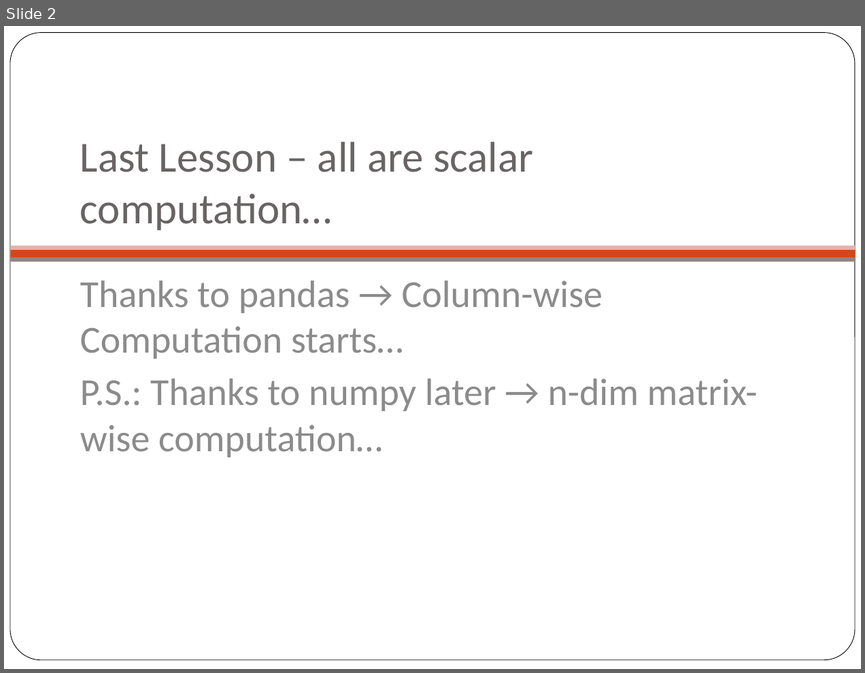
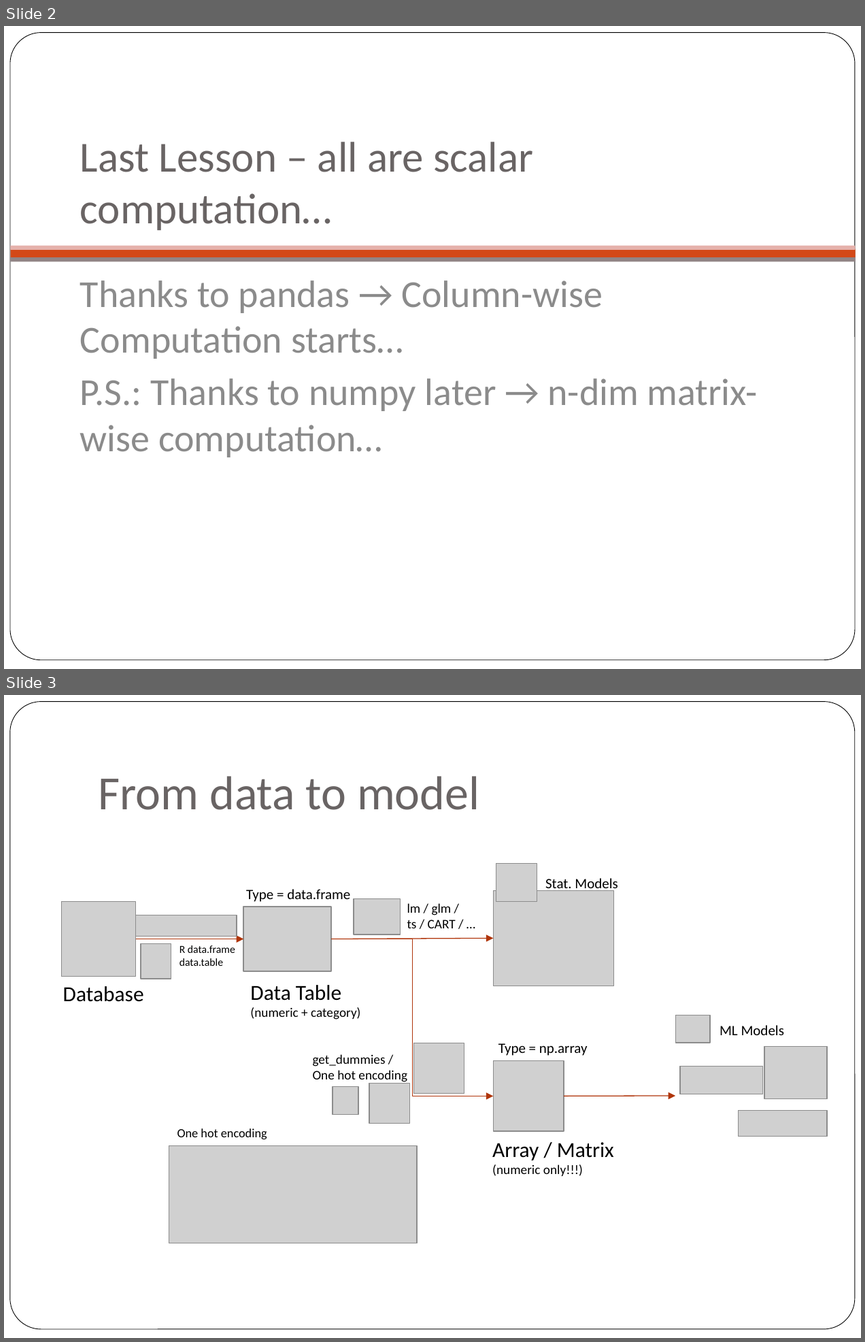
Before and after one commit to kyalan/CUHK-PyTutorial-2019, a slide deck: Week3/PyTutorial_Week3.pptx. Shown one above the other, each under a label of ours: slide 2 before the commit, slides 2 and 3 after it. The pictures are 865x673 and 865x1342 pixels, drawn with LibreOffice and Linux fonts; fonts in the diff are those of the drawing; grey boxes stand for pictures; background and template pictures are left out. Boxes give left, top, right and bottom in pixels: in the first picture for what was removed or moved away, otherwise in the second. Text is boxed around its words. In the diff, an @@ line names an element or a change of style, - is before the commit and + after.

```diff
--- a/Week3/PyTutorial_Week3.pptx
+++ b/Week3/PyTutorial_Week3.pptx
@@ slide 3 added at box(4, 695, 861, 1338), background #FFFFFF; not listed: 1 template element that a slide beside it also shows @@
@@ title added at box(98, 776, 479, 810), 40 pt, text #696464 @@
+From data to model
@@ picture added at box(496, 863, 537, 902) @@
@@ text added at box(545, 878, 617, 892), 12 pt, text #000000 @@
+Stat. Models
@@ text added at box(246, 889, 350, 902), 12 pt, text #000000 @@
+Type = data.frame
@@ picture added at box(354, 898, 400, 934) @@
@@ picture added at box(493, 890, 614, 985) @@
@@ picture added at box(61, 902, 136, 976) @@
@@ picture added at box(136, 915, 237, 936) @@
@@ picture added at box(244, 906, 331, 972) @@
@@ text added at box(407, 903, 456, 928), 11 pt, text #000000 @@
+lm / glm /
+ts / CART / …
@@ arrow added from (136, 939) to (244, 939), #B1360B 0.75 pt @@
@@ arrow added from (331, 939) to (493, 938), #B1360B 0.75 pt @@
@@ elbow arrow added from (331, 939) to (493, 1096), #B1360B 0.75 pt @@
@@ picture added at box(140, 943, 170, 979) @@
@@ text added at box(179, 945, 235, 966), 9 pt, text #000000 @@
+R data.frame
+data.table
@@ text added at box(63, 986, 144, 1002), 18 pt, text #000000 @@
+Database
@@ text added at box(250, 985, 360, 1019), 11 pt, text #000000 @@
+Data Table
+(numeric + category)
@@ picture added at box(675, 1015, 709, 1042) @@
@@ text added at box(719, 1025, 784, 1035), 12 pt, text #000000 @@
+ML Models
@@ text added at box(313, 1054, 407, 1082), 11 pt, text #000000 @@
+get_dummies /
+One hot encoding
@@ picture added at box(413, 1043, 464, 1093) @@
@@ picture added at box(493, 1061, 564, 1131) @@
@@ text added at box(498, 1043, 587, 1055), 12 pt, text #000000 @@
+Type = np.array
@@ picture added at box(764, 1047, 827, 1098) @@
@@ picture added at box(680, 1066, 763, 1093) @@
@@ picture added at box(332, 1087, 358, 1114) @@
@@ picture added at box(369, 1083, 409, 1123) @@
@@ arrow added from (564, 1096) to (675, 1095), #B1360B 0.75 pt @@
@@ picture added at box(738, 1110, 827, 1136) @@
@@ text added at box(177, 1128, 267, 1139), 10.5 pt, text #000000 @@
+One hot encoding
@@ text added at box(492, 1142, 614, 1176), 11 pt, text #000000 @@
+Array / Matrix
+(numeric only!!!)
@@ picture added at box(169, 1146, 417, 1243) @@
```
